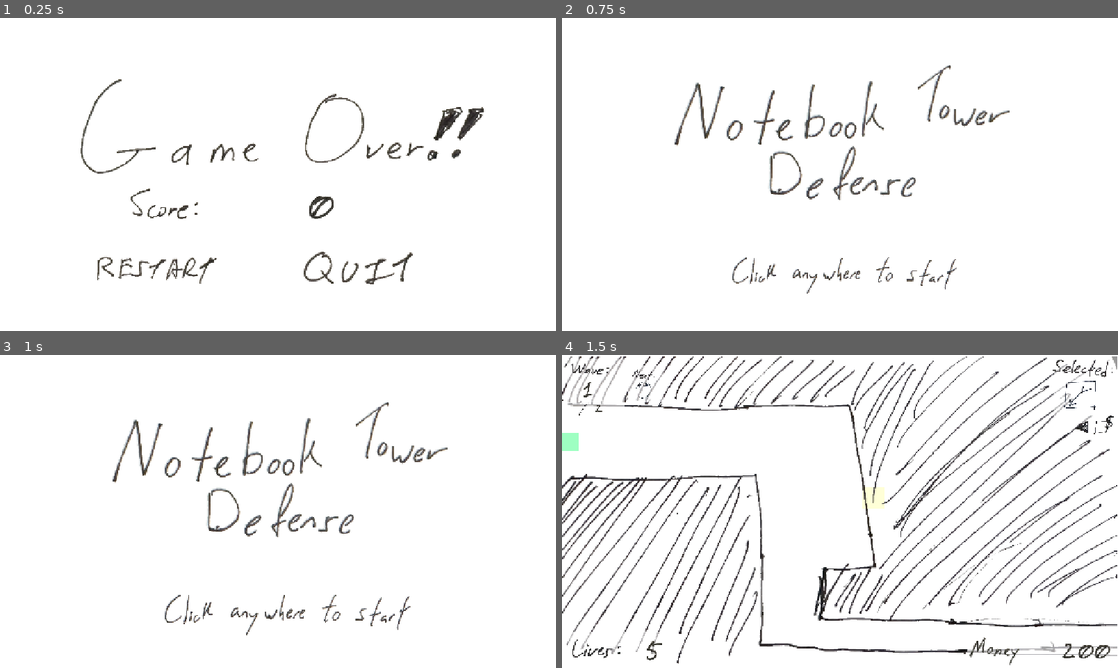
Above: before the commit, frames 1-4 (two rows, left to right).
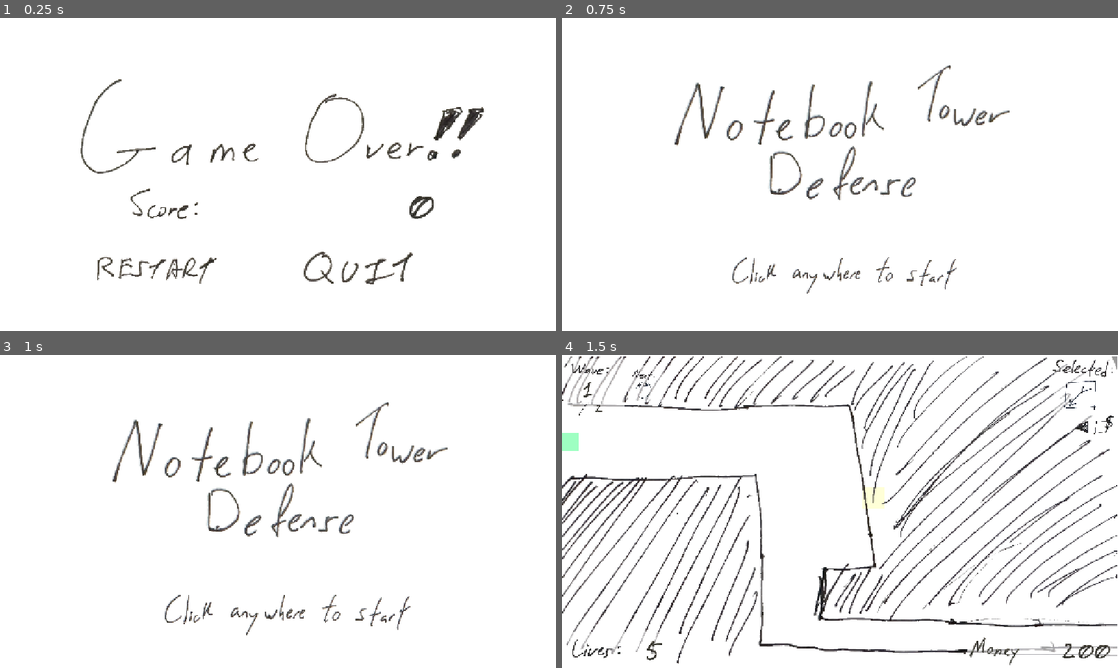
Above: after the commit, the same moments.

Repository: OzuYatamutsu/notebook-tower-defense
Game: Godot game, scene res://levels/GameOver.tscn
The game is run twice, just before and just after one commit, with the same random seed, the same clock (stepped at 60 frames per second) and the same inputs. This scene is started directly instead of the project's main scene.
Inputs (mouse positions are in pixels of both pictures, inside the frame that each line leads up to):
- Up to frame 1 (0.25 s): no input
- Up to frame 2 (0.75 s): click (717, 268) at 0.5 s
- Up to frame 3 (1 s): no input
- Up to frame 4 (1.5 s): move the mouse to (962, 495) at 1.27 s; click (962, 495) at 1.42 s

The runs differ from the first frame. In frame 1, 0.3% of the frame differs, in the area x 55-78%, y 56-65%; in frame 2, nothing differs; in frame 3, nothing differs; in frame 4, nothing differs.

Commit message:
Extend max score to 9999999

Diff:
--- a/levels/GameOver.tscn
+++ b/levels/GameOver.tscn
@@ -142,12 +142,22 @@
 sprite_frames = SubResource("SpriteFrames_xgm4t")
 
 [node name="digit4" type="AnimatedSprite2D" parent="VBoxContainer/Score"]
-position = Vector2(669, 28)
+position = Vector2(606, 28)
 scale = Vector2(0.5, 0.5)
 sprite_frames = SubResource("SpriteFrames_xgm4t")
 
 [node name="digit5" type="AnimatedSprite2D" parent="VBoxContainer/Score"]
-position = Vector2(597, 28)
+position = Vector2(681, 28)
+scale = Vector2(0.5, 0.5)
+sprite_frames = SubResource("SpriteFrames_xgm4t")
+
+[node name="digit6" type="AnimatedSprite2D" parent="VBoxContainer/Score"]
+position = Vector2(756, 28)
+scale = Vector2(0.5, 0.5)
+sprite_frames = SubResource("SpriteFrames_xgm4t")
+
+[node name="digit7" type="AnimatedSprite2D" parent="VBoxContainer/Score"]
+position = Vector2(828, 28)
 scale = Vector2(0.5, 0.5)
 sprite_frames = SubResource("SpriteFrames_xgm4t")
 
--- a/levels/game_over.gd
+++ b/levels/game_over.gd
@@ -8,6 +8,8 @@
 @onready var digit3 = $VBoxContainer/Score/digit3
 @onready var digit4 = $VBoxContainer/Score/digit4
 @onready var digit5 = $VBoxContainer/Score/digit5
+@onready var digit6 = $VBoxContainer/Score/digit6
+@onready var digit7 = $VBoxContainer/Score/digit7
 
 func _ready() -> void:
     set_score(GameState.SCORE)
@@ -18,17 +20,19 @@
     digit3.frame = CLEAR_DIGIT
     digit4.frame = CLEAR_DIGIT
     digit5.frame = CLEAR_DIGIT
+    digit6.frame = CLEAR_DIGIT
+    digit7.frame = CLEAR_DIGIT
 
     if value <= 0:
         value = 0
-    elif value >= 99999:
-        value = 99999
+    elif value >= 9999999:
+        value = 9999999
 
     var str_value = str(value)
     var length = str_value.length()
 
     # Alignment
-    var start_index = 5 - length
+    var start_index = 7 - length
 
     for i in range(length):
         var digit = int(str_value[i])
@@ -38,6 +42,8 @@
             2: digit3.frame = digit
             3: digit4.frame = digit
             4: digit5.frame = digit
+            5: digit6.frame = digit
+            6: digit7.frame = digit
 
 func _on_restart_button_pressed() -> void:
     GameState.restart_game()
--- a/levels/win.gd
+++ b/levels/win.gd
@@ -8,6 +8,8 @@
 @onready var digit3 = $VBoxContainer/Score/digit3
 @onready var digit4 = $VBoxContainer/Score/digit4
 @onready var digit5 = $VBoxContainer/Score/digit5
+@onready var digit6 = $VBoxContainer/Score/digit6
+@onready var digit7 = $VBoxContainer/Score/digit7
 
 func _ready() -> void:
     set_score(GameState.SCORE)
@@ -18,11 +20,13 @@
     digit3.frame = CLEAR_DIGIT
     digit4.frame = CLEAR_DIGIT
     digit5.frame = CLEAR_DIGIT
+    digit6.frame = CLEAR_DIGIT
+    digit7.frame = CLEAR_DIGIT
 
     if value <= 0:
         value = 0
-    elif value >= 99999:
-        value = 99999
+    elif value >= 9999999:
+        value = 9999999
 
     var str_value = str(value)
     var length = str_value.length()
@@ -38,6 +42,8 @@
             2: digit3.frame = digit
             3: digit4.frame = digit
             4: digit5.frame = digit
+            5: digit6.frame = digit
+            6: digit7.frame = digit
 
 func _on_restart_button_pressed() -> void:
     GameState.restart_game()
